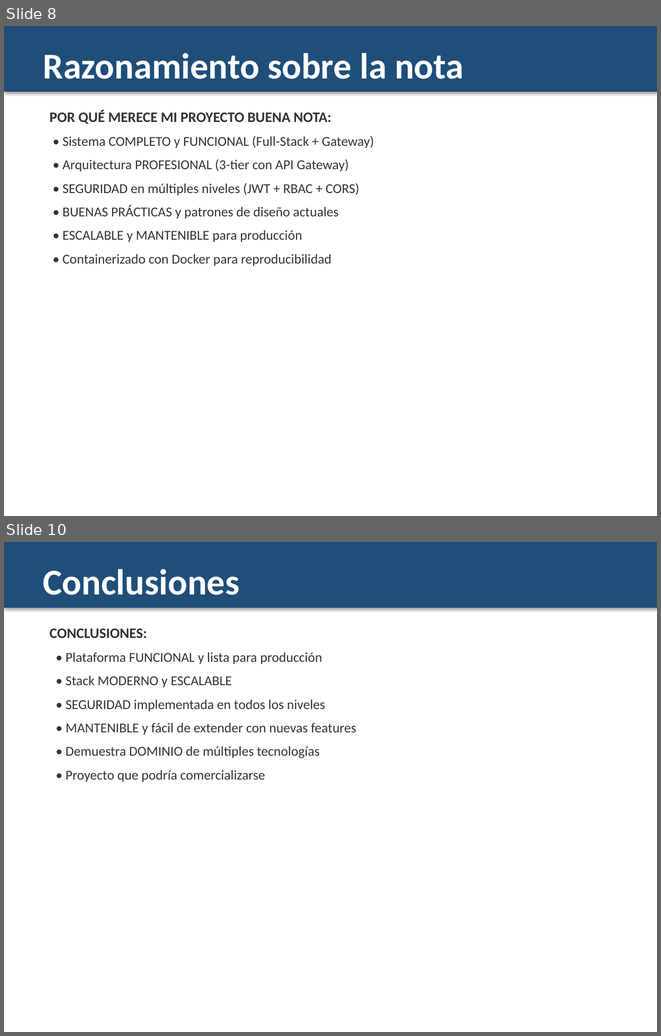
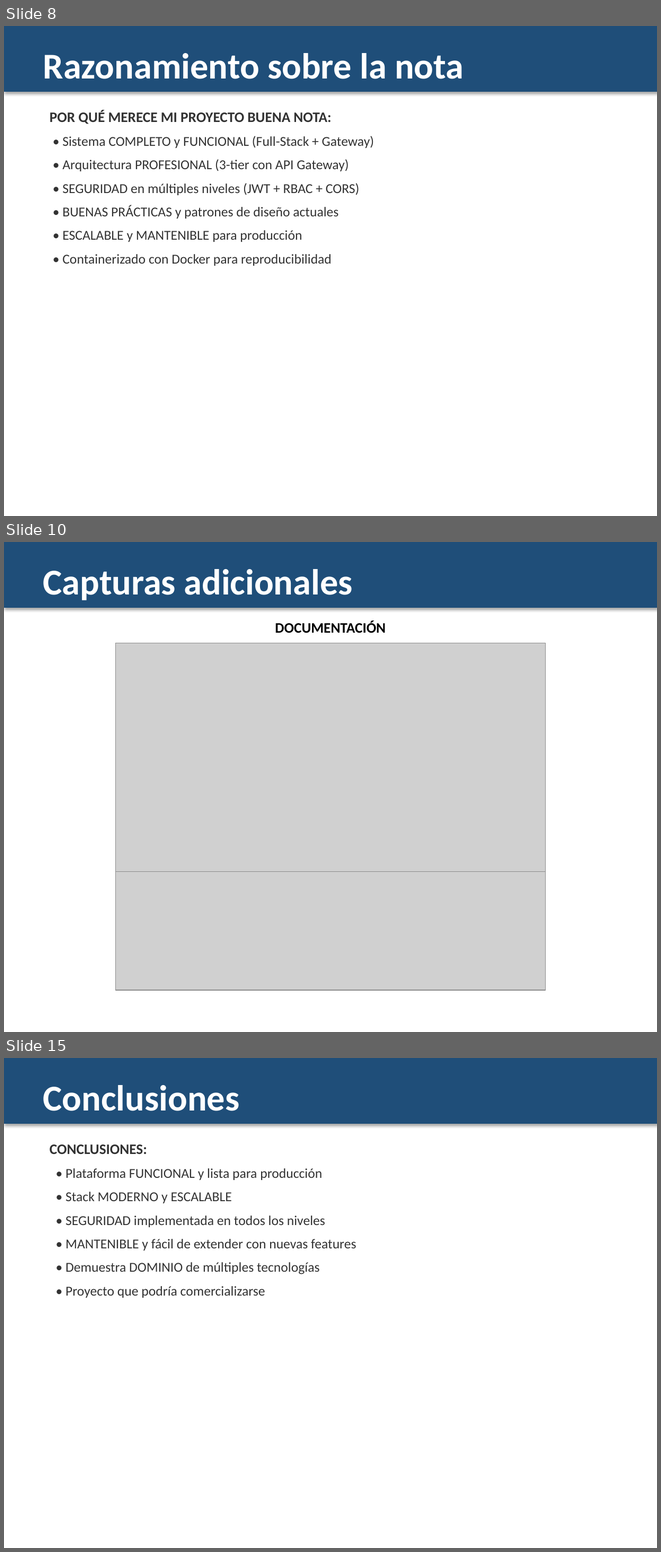
Before and after one commit to GaizkaCarrasco/CineData, a slide deck: Presentacion_CineData.pptx. Shown one above the other, each under a label of ours: slides 8 and 10 before the commit, slides 8, 10 and 15 after it; the slides between them are not shown. The pictures are 661x1036 and 661x1552 pixels, drawn with LibreOffice and Linux fonts; fonts in the diff are those of the drawing; grey boxes stand for pictures. Boxes give left, top, right and bottom in pixels: in the first picture for what was removed or moved away, otherwise in the second. Text is boxed around its words. In the diff, an @@ line names an element or a change of style, - is before the commit and + after.

Commit message:
Actualizar presentación y Readme e incluir el vídeo
Meter capturas en la presentación y el enlace al vídeo

```diff
--- a/Presentacion_CineData.pptx
+++ b/Presentacion_CineData.pptx
@@ slide 10 added at (4,542,657,1032), background #FFFFFF @@
@@ rectangle added at (4,542,657,607), fill #1F4E79, outline #1F4E79 0.75 pt @@
@@ text added at (43,569,353,600), 40 pt, text #FFFFFF, bold @@
+Capturas adicionales
@@ text added at (275,620,386,633), 16 pt, text #000000, bold @@
+DOCUMENTACIÓN
@@ picture added at (116,643,545,872) @@
@@ picture added at (116,871,545,989) @@
@@ what was slide 10 is now slide 15 @@
```
Also in this commit, not shown: 1 slide changed, 4 other slides added, 2 other files.
